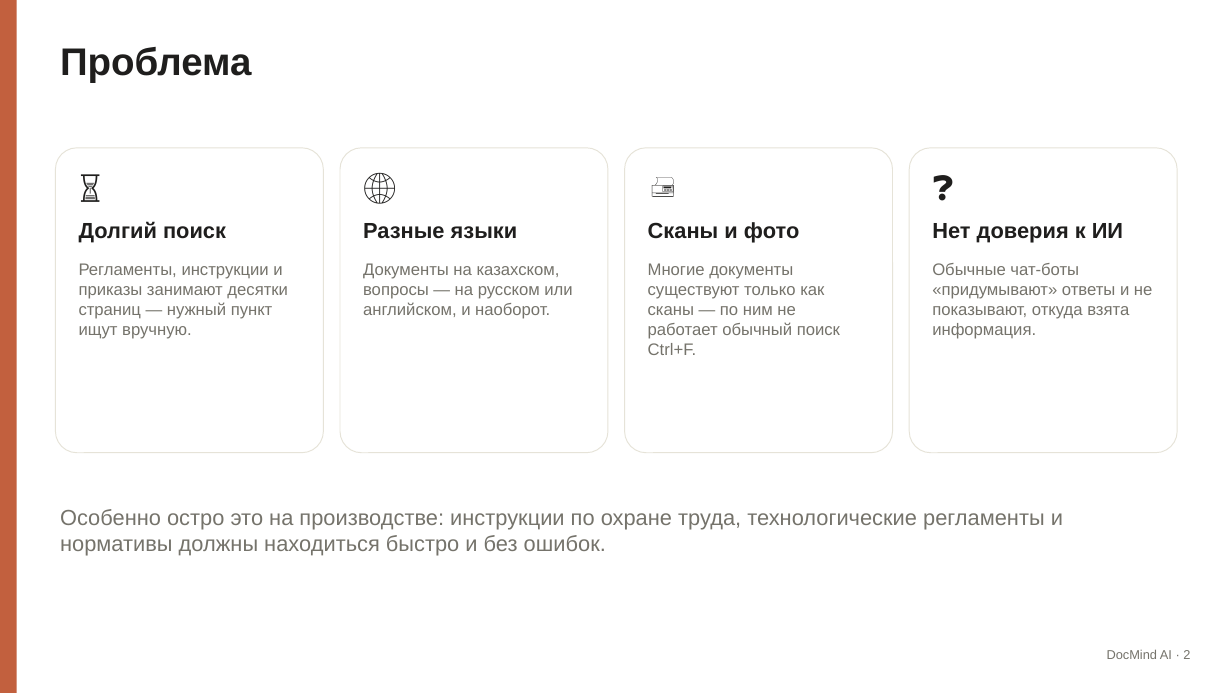
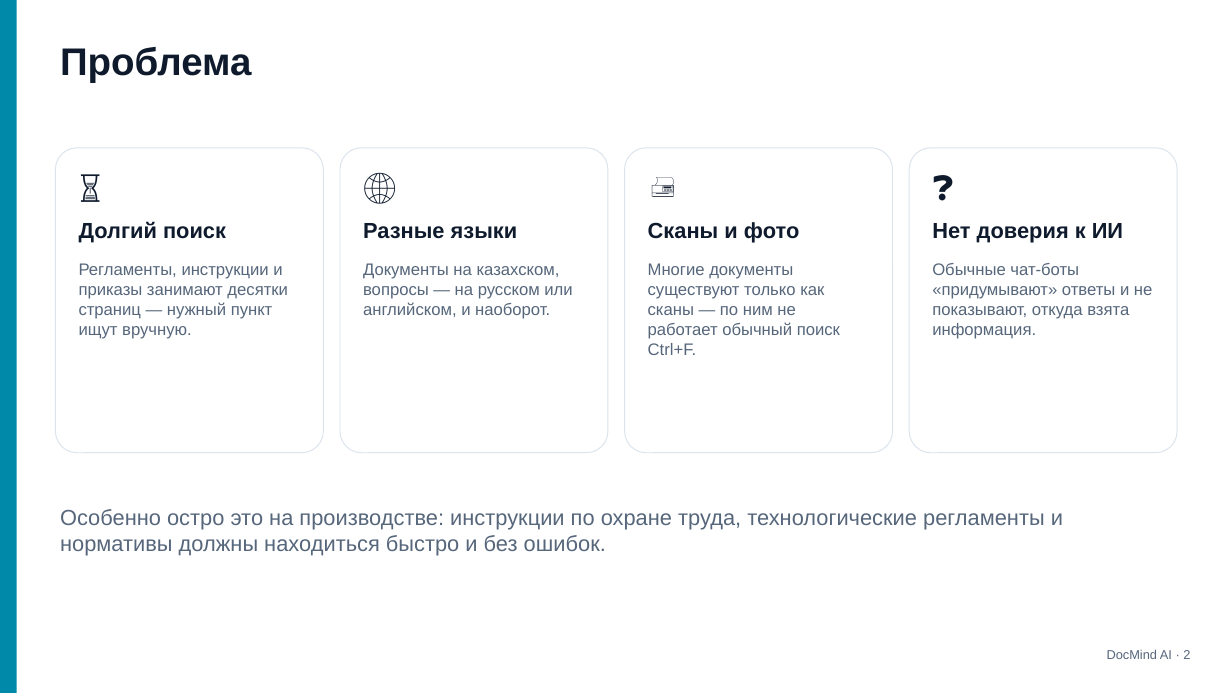
Before and after one commit to adiletpn/ChatBotAI, a slide deck: slide 2 of docs/DocMind_AI_Presentation.pptx. Drawn at 1232x693 pixels with LibreOffice and Linux fonts; fonts in the diff are those of the drawing. Boxes give left, top, right and bottom in pixels: in the first picture for what was removed or moved away, otherwise in the second. Text is boxed around its words. In the diff, an @@ line names an element or a change of style, - is before the commit and + after.

```diff
--- a/docs/DocMind_AI_Presentation.pptx
+++ b/docs/DocMind_AI_Presentation.pptx
@@ rectangle at bbox=[0, 0, 17, 693]: fill #C2603E to #0089A8 @@
@@ outline #E6E3D8 0.75 pt to #DBE3EC 0.75 pt in 4 elements at bbox=[55, 148, 323, 453], bbox=[340, 148, 608, 453], bbox=[625, 148, 893, 453], bbox=[909, 148, 1177, 453] @@
@@ text colour #1F1E1D to #0F1B2D in 9 elements at bbox=[60, 47, 252, 83], bbox=[79, 221, 226, 243], bbox=[363, 223, 518, 239], bbox=[648, 222, 799, 243], bbox=[932, 223, 1123, 243], bbox=[74, 162, 305, 208], bbox=[359, 162, 590, 208], bbox=[643, 162, 874, 208], bbox=[928, 162, 1159, 208] @@
@@ text colour #75736B to #56667B in 6 elements at bbox=[1107, 649, 1190, 659], bbox=[79, 263, 288, 339], bbox=[363, 263, 572, 319], bbox=[648, 263, 840, 355], bbox=[932, 263, 1152, 339], bbox=[60, 509, 1063, 556] @@
```
Also in this commit, not shown: 12 other slides changed.
